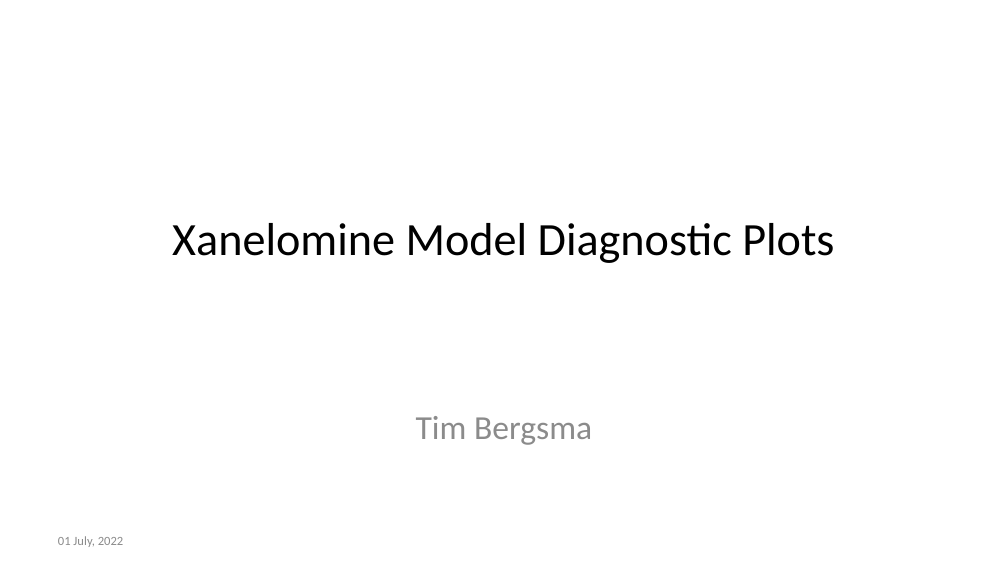
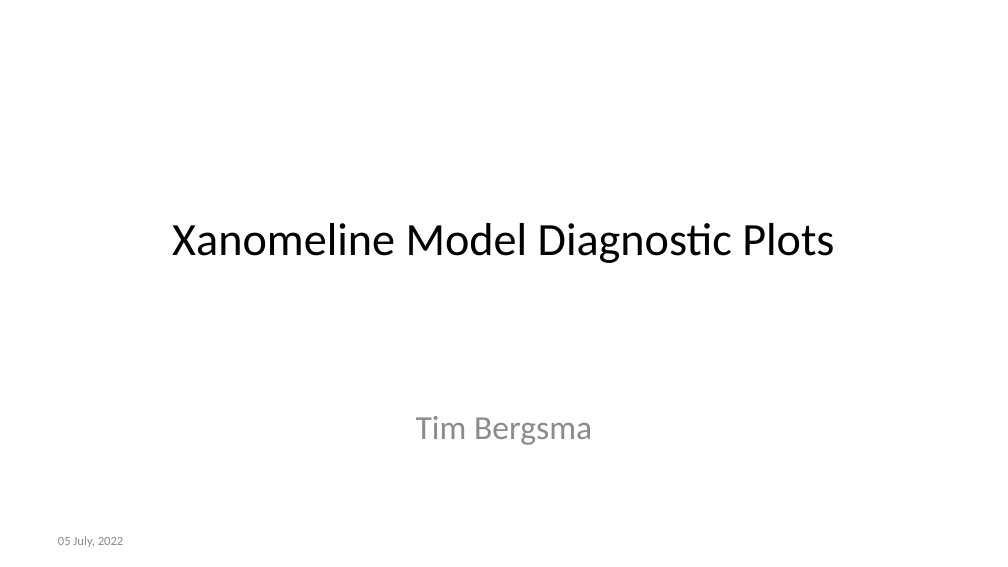
Before and after one commit to bergsmat/yamlet, a slide deck: slide 1 of inst/extdata/diagnostics.pptx. Drawn at 1008x567 pixels with LibreOffice and Linux fonts; fonts in the diff are those of the drawing. Boxes give left, top, right and bottom in pixels: in the first picture for what was removed or moved away, otherwise in the second. Text is boxed around its words. In the diff, an @@ line names an element or a change of style, - is before the commit and + after.

```diff
--- a/inst/extdata/diagnostics.pptx
+++ b/inst/extdata/diagnostics.pptx
@@ title at <box>172,223,834,263</box>: text changed @@
-Xanelomine Model Diagnostic Plots
+Xanomeline Model Diagnostic Plots
@@ text at <box>58,536,123,547</box>: text changed @@
-01 July, 2022
+05 July, 2022
```
Also in this commit, not shown: 17 other files.
